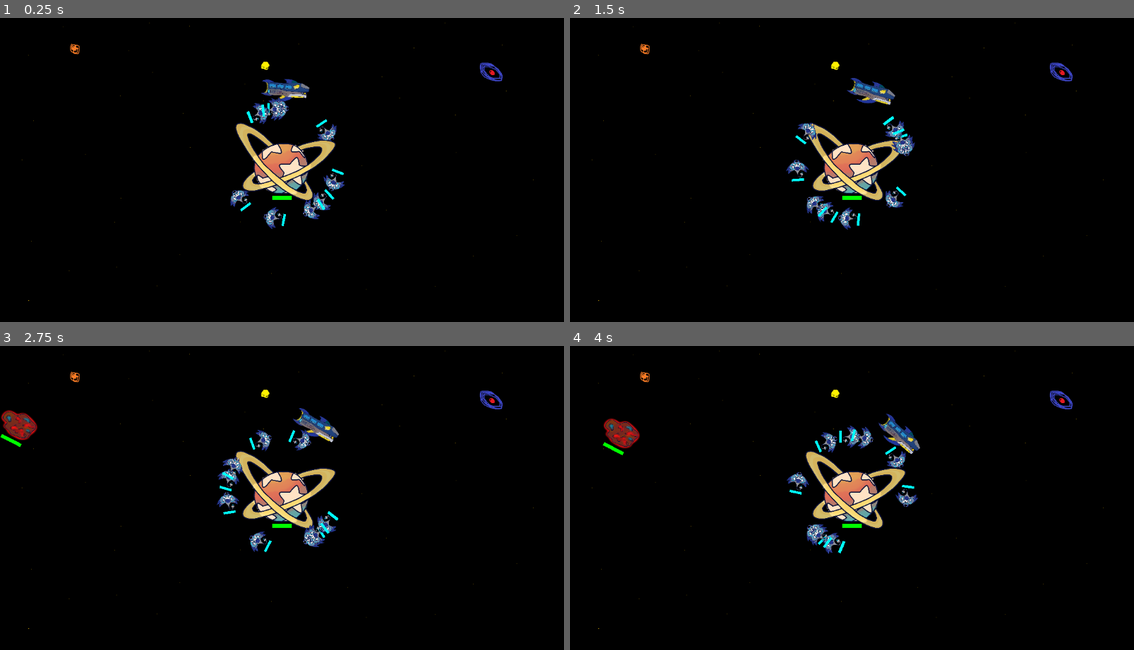
Above: before the commit, frames 1-4 (two rows, left to right).
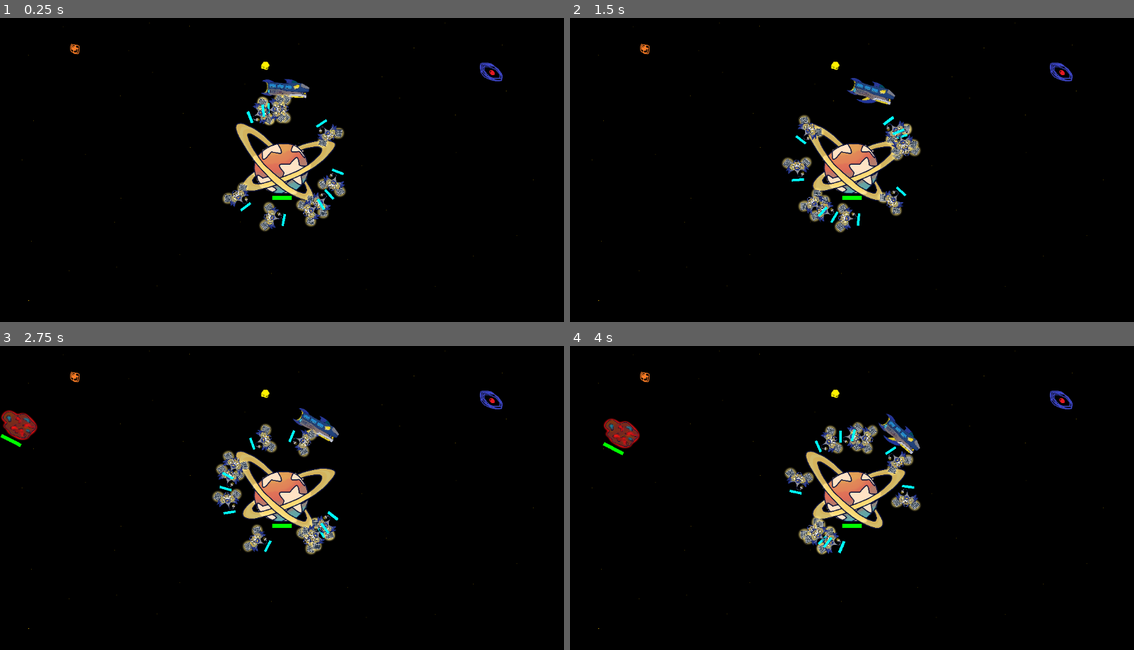
Above: after the commit, the same moments.

Repository: Swimnato/BYU-Game-Jam-2024
Game: Godot game, scene res://scenes/Main Scene.tscn
Two runs of this game, one before a commit and one after it. Both use one fixed random seed, a clock stepped at 60 frames per second and the inputs below.
Inputs (mouse positions are in pixels of both pictures, inside the frame that each line leads up to):
- Up to frame 1 (0.25 s): no input
- Up to frame 2 (1.5 s): move the mouse to (976, 148) at 0.52 s; click (976, 148) at 0.67 s; move the mouse to (739, 179) at 1.27 s; click (739, 179) at 1.42 s
- Up to frame 3 (2.75 s): move the mouse to (338, 422) at 2.02 s; click (338, 422) at 2.17 s
- Up to frame 4 (4 s): move the mouse to (823, 555) at 2.77 s; click (823, 555) at 2.92 s; move the mouse to (1021, 540) at 3.52 s; click (1021, 540) at 3.67 s

The runs differ from the first frame. In frame 1, 1.2% of the frame differs, in the area x 39-62%, y 24-71%; in frame 2, 1.2%; in frame 3, 1.2%, in the area x 37-60%, y 25-69%; in frame 4, 1.2%.

Commit message:
added frames

Diff:
--- a/game-jam-2024/scripts/scr_drone.gd
+++ b/game-jam-2024/scripts/scr_drone.gd
@@ -30,7 +30,7 @@
 
 @export var attackDamage = 10;
 @export var attackRate = 500;
-@export var laserColor = Color.BLUE_VIOLET;
+@export var laserColor = Color.TEAL;
 @export var agroRange = 250;
 var lastAttack = 0;
 
@@ -39,6 +39,13 @@
 @export var dischargeRate = 5;
 @export var attackEnergy = 5;
 var energy = maxEnergy;
+
+var rechargingFrame = preload("res://art/RAYchargingbattery.png");
+var chargingLaserFrame = preload("res://art/chargedRAYdrone.png");
+var firingLaserFrame = preload("res://art/chargedRAYdrone2.png");
+var idle = preload("res://art/drone.png");
+
+@onready var image = $Drone;
 
 
 
@@ -54,12 +61,15 @@
 func _process(delta: float) -> void:
 	statusBar.setCurrentHealth(energy);
 	queue_redraw();
+	image.texture = idle;
 	if energy > 0:
 		match current_state:
 			states.ORBIT_LOWER:
+				image.texture = rechargingFrame;
 				inRangeOfAteroid = false
 				move_orbit(lower_orbit_radius, delta)
 				energy += delta * rechargeRate;
+
 			states.ORBIT_UPPER:
 				inRangeOfAteroid = false
 				move_orbit(upper_orbit_radius, delta)
@@ -71,9 +81,16 @@
 					inRangeOfAteroid = false
 					current_state = states.ORBIT_UPPER;
 				if(inRangeOfAteroid):
-					damageAsteroid(delta);
+					lastAttack += delta * 1000;
+					if(lastAttack >= attackRate):
+						damageAsteroid();
+					if(lastAttack >= attackRate / 3 * 2):
+						image.texture = firingLaserFrame;
+					elif(lastAttack >= attackRate / 3):
+						image.texture = chargingLaserFrame;
+
 			states.COLLECT:
-				inRangeOfAteroid = false
+				inRangeOfAteroid = false;
 				moveToObject(delta, true);
 			states.SENTRY:
 				targetNearbyAsteroids();
@@ -92,9 +109,7 @@
 		if(distance <= agroRange):
 			attackAsteroid(asteroid);
 
-func damageAsteroid(delta):
-	lastAttack += delta * 1000;
-	if(lastAttack >= attackRate):
+func damageAsteroid():
 		targetedObject.damage(attackDamage);
 		lastAttack = 0;
 		energy -= attackEnergy;
Binary file added: game-jam-2024/art/RAYchargingbattery.png
Not shown, added: game-jam-2024/art/RAYchargingbattery.png.import
Binary file added: game-jam-2024/art/RAYidle2.png
Not shown, added: game-jam-2024/art/RAYidle2.png.import
Binary file added: game-jam-2024/art/RAYidle3.png
Not shown, added: game-jam-2024/art/RAYidle3.png.import
Binary file added: game-jam-2024/art/chargedRAYdrone.png
Not shown, added: game-jam-2024/art/chargedRAYdrone.png.import
Binary file added: game-jam-2024/art/chargedRAYdrone2.png
Not shown, added: game-jam-2024/art/chargedRAYdrone2.png.import
